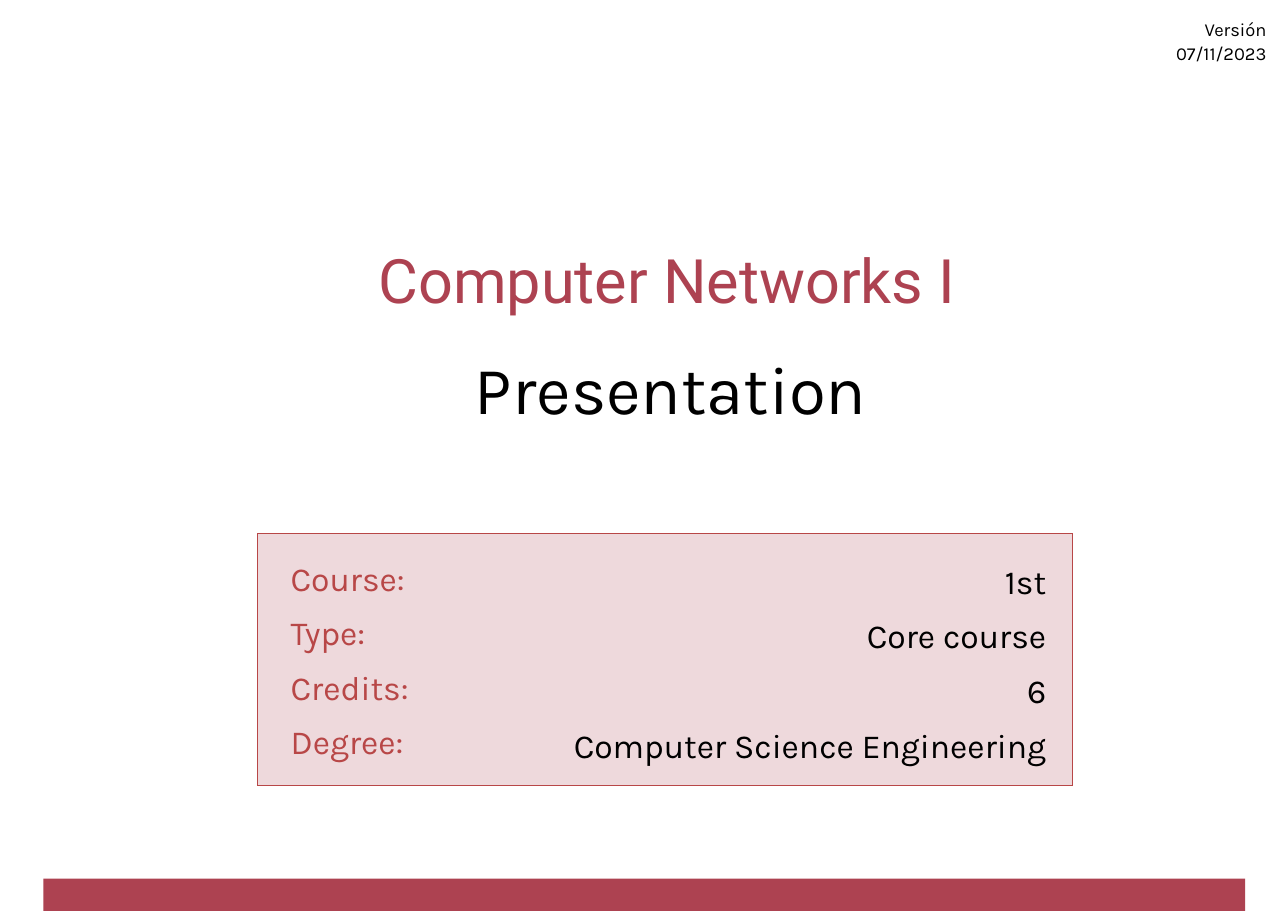
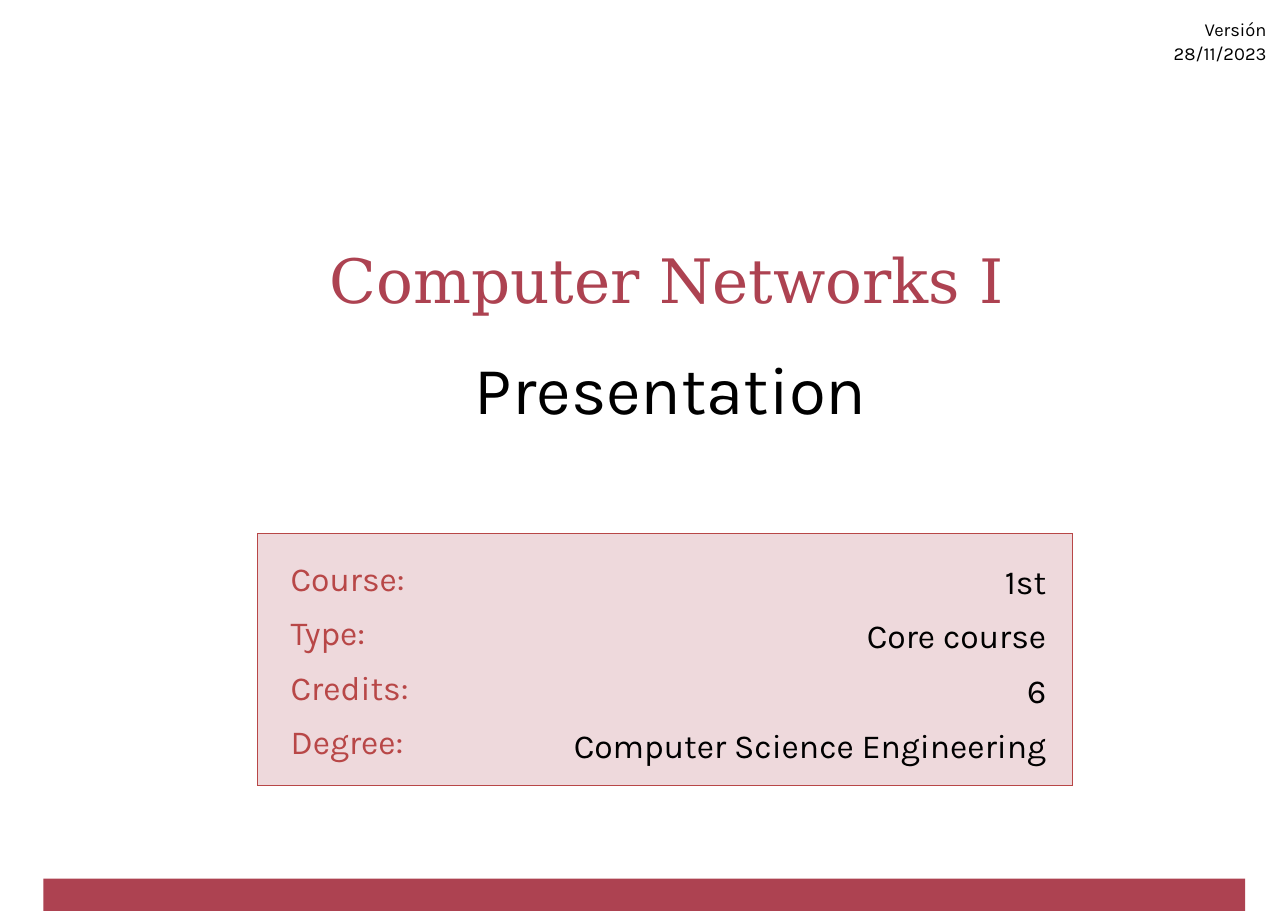
Before and after one commit to cletomartin/redes1, a slide deck: slide 1 of slides/presentation.odp. Drawn at 1288x911 pixels with LibreOffice and Linux fonts; fonts in the diff are those of the drawing; background and template pictures are left out. Boxes give left, top, right and bottom in pixels: in the first picture for what was removed or moved away, otherwise in the second. Text is boxed around its words. In the diff, an @@ line names an element or a change of style, - is before the commit and + after.

```diff
--- a/slides/presentation.odp
+++ b/slides/presentation.odp
@@ text at [1174, 22, 1267, 62]: text changed @@
-Versión 07/11/2023
+Versión 28/11/2023
@@ text "Computer Networks I" at [330, 256, 1004, 316]: font Roboto to DejaVu Serif @@
```
Also in this commit, not shown: 3 other slides changed, 3 other files.
